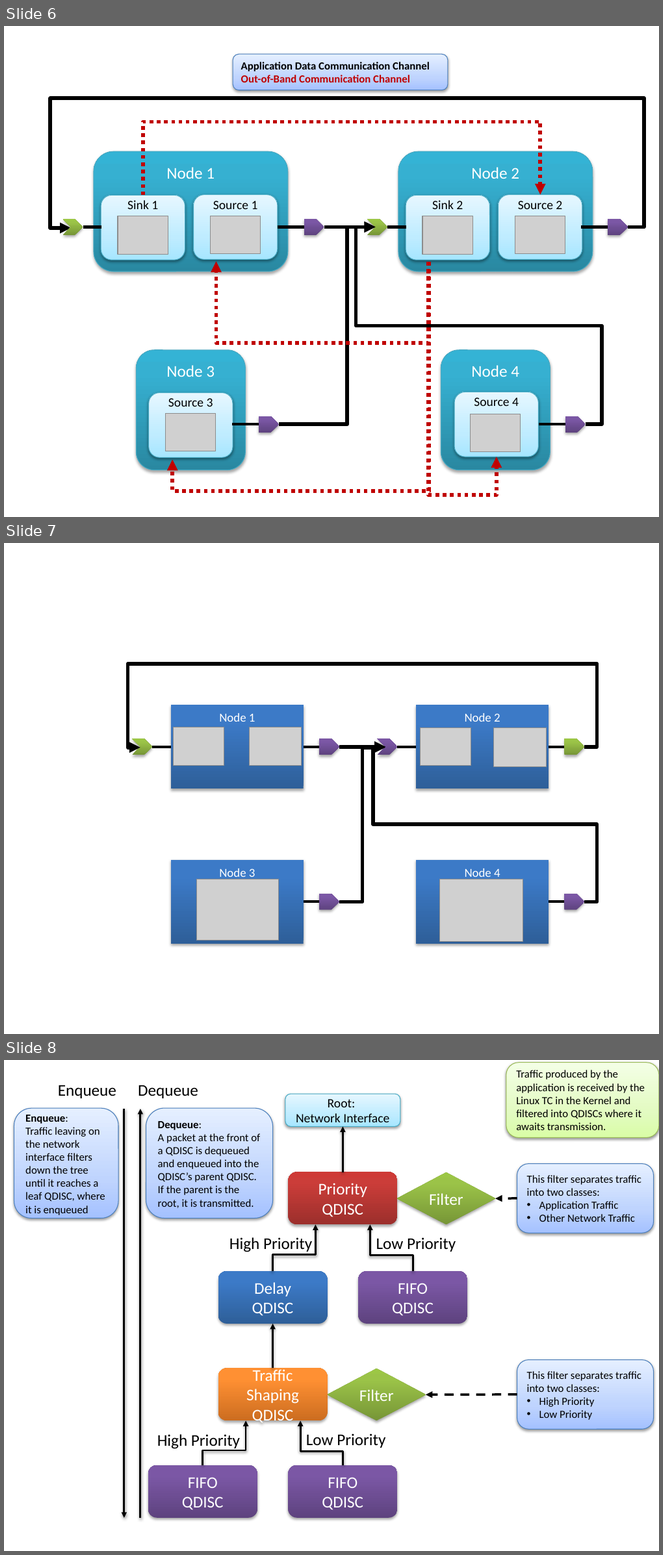
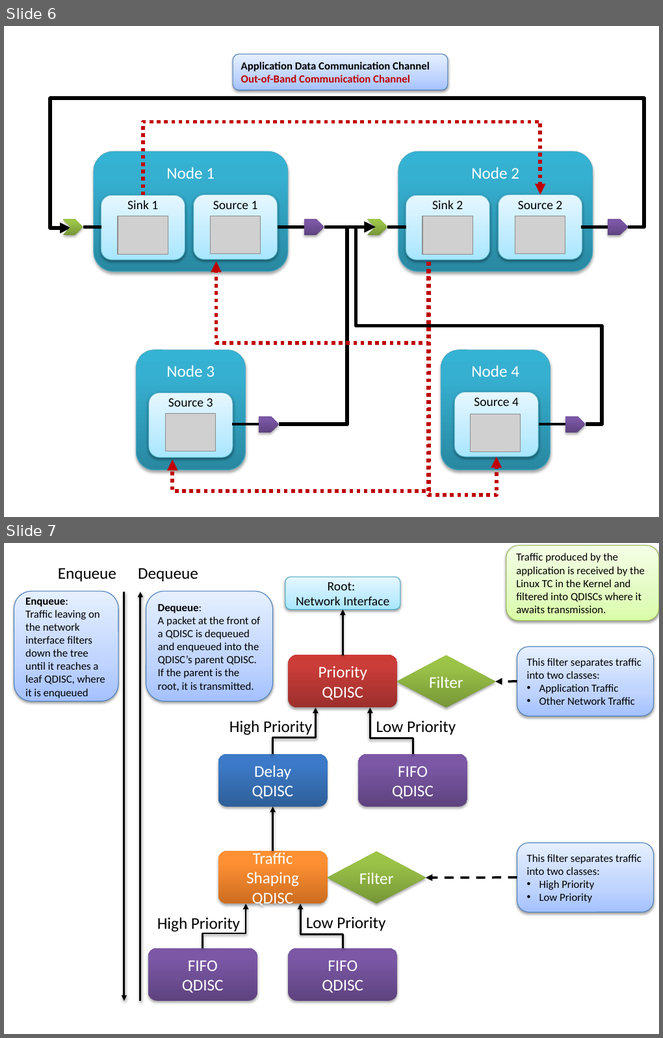
Before and after one commit to finger563/cbsat, a slide deck: thesis/figs/ros_component.pptx. Shown one above the other, each under a label of ours: slides 6, 7 and 8 before the commit, slides 6 and 7 after it. The pictures are 663x1555 and 663x1038 pixels, drawn with LibreOffice and Linux fonts; fonts in the diff are those of the drawing; grey boxes stand for pictures. Boxes give left, top, right and bottom in pixels: in the first picture for what was removed or moved away, otherwise in the second. Text is boxed around its words. In the diff, an @@ line names an element or a change of style, - is before the commit and + after.

```diff
--- a/thesis/figs/ros_component.pptx
+++ b/thesis/figs/ros_component.pptx
@@ slide 7 removed at [4,543,659,1034], background #FFFFFF @@
@@ elbow arrow removed from (584, 746) to (140, 747) @@
@@ rectangle removed at [171,705,304,789] @@
-Node 1
@@ rectangle removed at [416,705,549,789] @@
-Node 2
@@ picture removed at [173,727,224,765] @@
@@ picture removed at [250,727,302,766] @@
@@ picture removed at [420,728,471,766] @@
@@ picture removed at [493,728,546,767] @@
@@ chevron removed at [133,739,153,756] @@
@@ line removed from (152, 746) to (171, 746) @@
@@ line removed from (304, 746) to (319, 746) @@
@@ pentagon arrow removed at [319,739,339,756] @@
@@ elbow arrow removed from (339, 746) to (386, 747) @@
@@ elbow arrow removed from (339, 902) to (386, 746) @@
@@ elbow arrow removed from (584, 902) to (386, 746) @@
@@ chevron removed at [378,739,398,756] @@
@@ line removed from (398, 746) to (416, 746) @@
@@ line removed from (549, 746) to (565, 746) @@
@@ pentagon arrow removed at [565,739,585,756] @@
@@ rectangle removed at [171,860,304,944] @@
-Node 3
@@ rectangle removed at [416,860,549,944] @@
-Node 4
@@ picture removed at [196,879,278,941] @@
@@ picture removed at [440,879,523,941] @@
@@ line removed from (304, 902) to (319, 902) @@
@@ pentagon arrow removed at [319,894,339,910] @@
@@ line removed from (549, 902) to (565, 902) @@
@@ pentagon arrow removed at [565,894,585,910] @@
@@ what was slide 8 is now slide 7 @@
```
Also in this commit, not shown: 1 slide changed, 1 other file.
